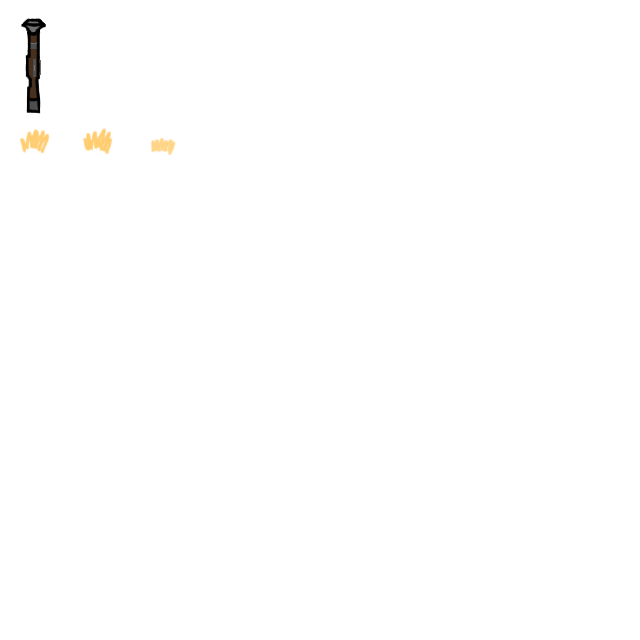
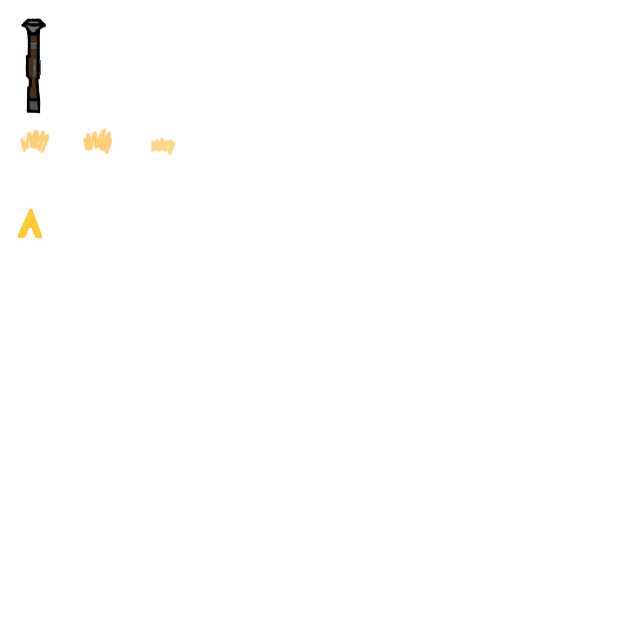
The second (640, 640) image is a revision of the first. Changes to its layers:
added group "Blunderbuss Projectile" with 1 layers above "ref.jpg" over [18, 209, 42, 238]
added layer "Blunderbuss Projectile #1" in group "Blunderbuss Projectile" over [18, 209, 42, 238]
